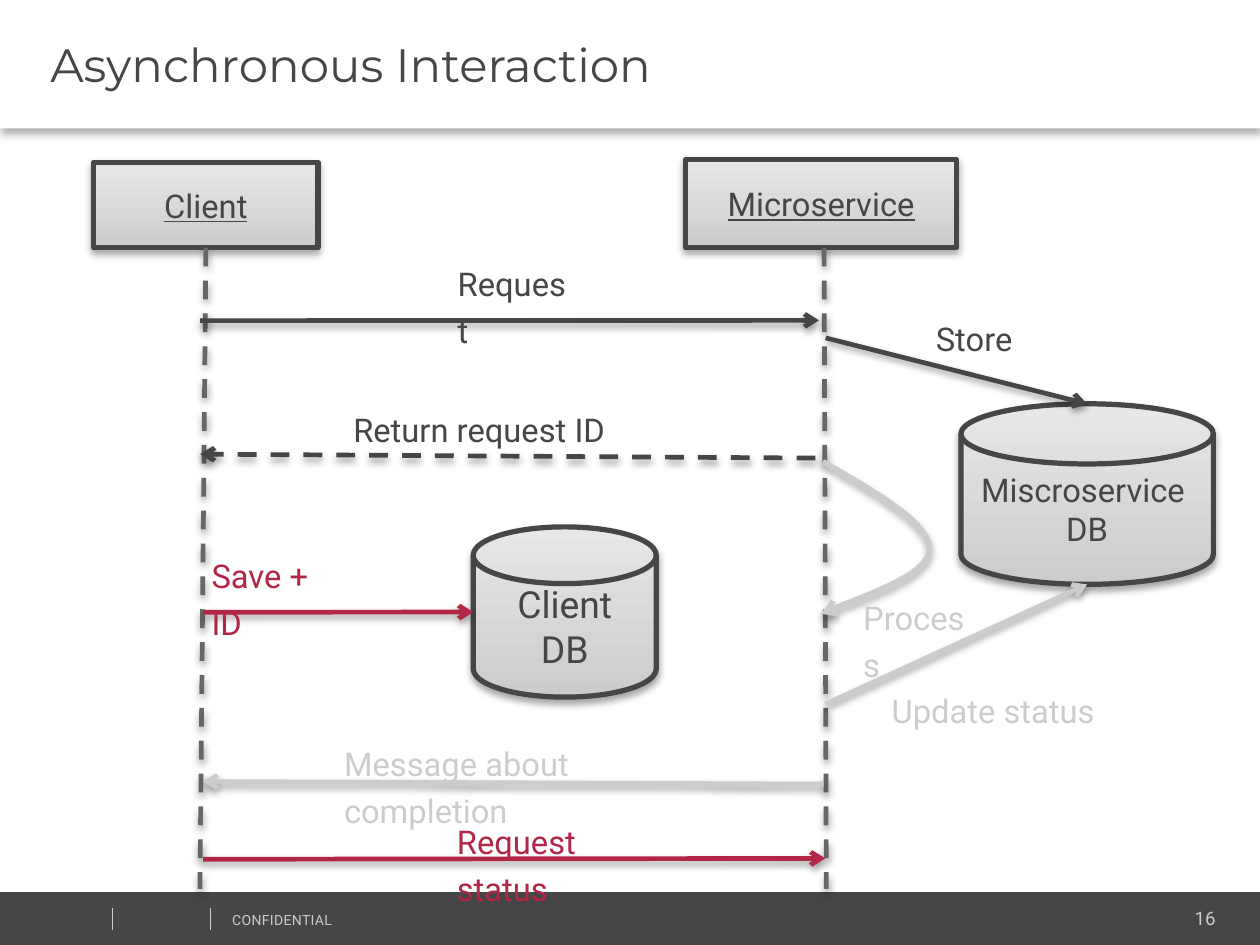
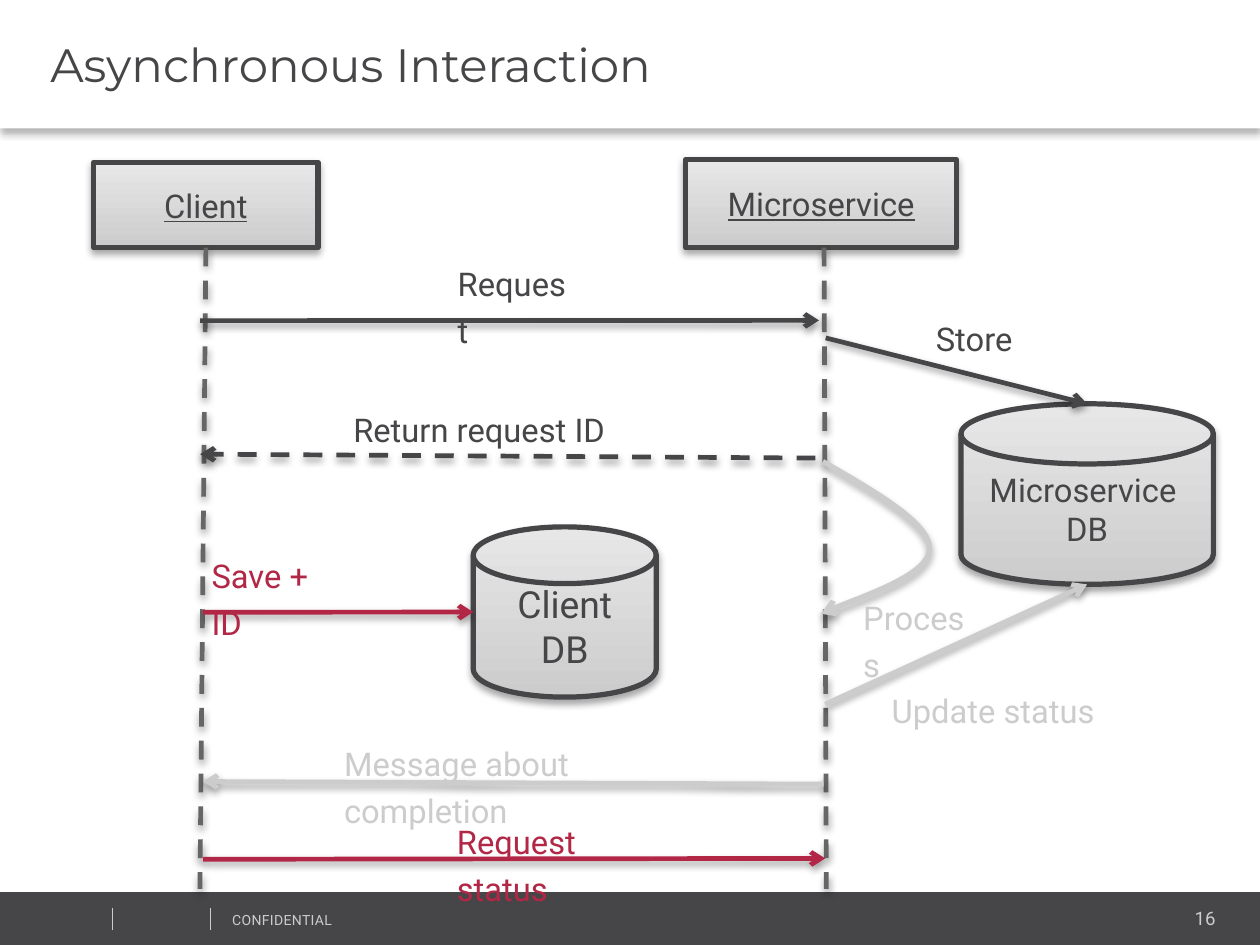
Before and after one commit to vitali-kviatkouski/personal, a slide deck: slide 16 of MicroservicesITWeek2017.pptx. Drawn at 1260x945 pixels with LibreOffice and Linux fonts; fonts in the diff are those of the drawing; background and template pictures are left out. Boxes give left, top, right and bottom in pixels: in the first picture for what was removed or moved away, otherwise in the second. Text is boxed around its words. In the diff, an @@ line names an element or a change of style, - is before the commit and + after.

Commit message:
Grammar fixes

```diff
--- a/MicroservicesITWeek2017.pptx
+++ b/MicroservicesITWeek2017.pptx
@@ text in cylinder at [989, 478, 1176, 503]: text changed @@
-Miscroservice
+Microservice
```
Also in this commit, not shown: 8 other slides changed.
